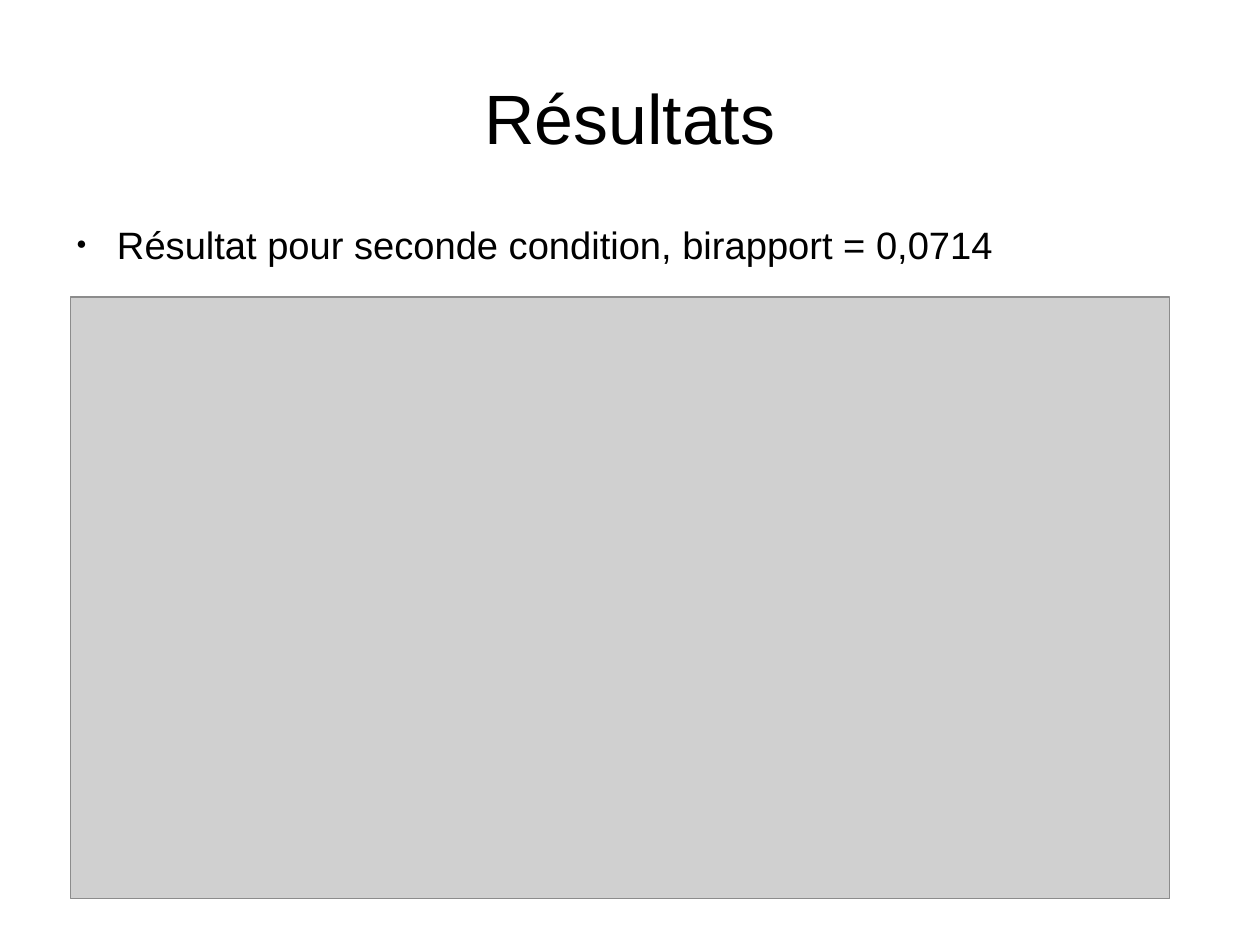
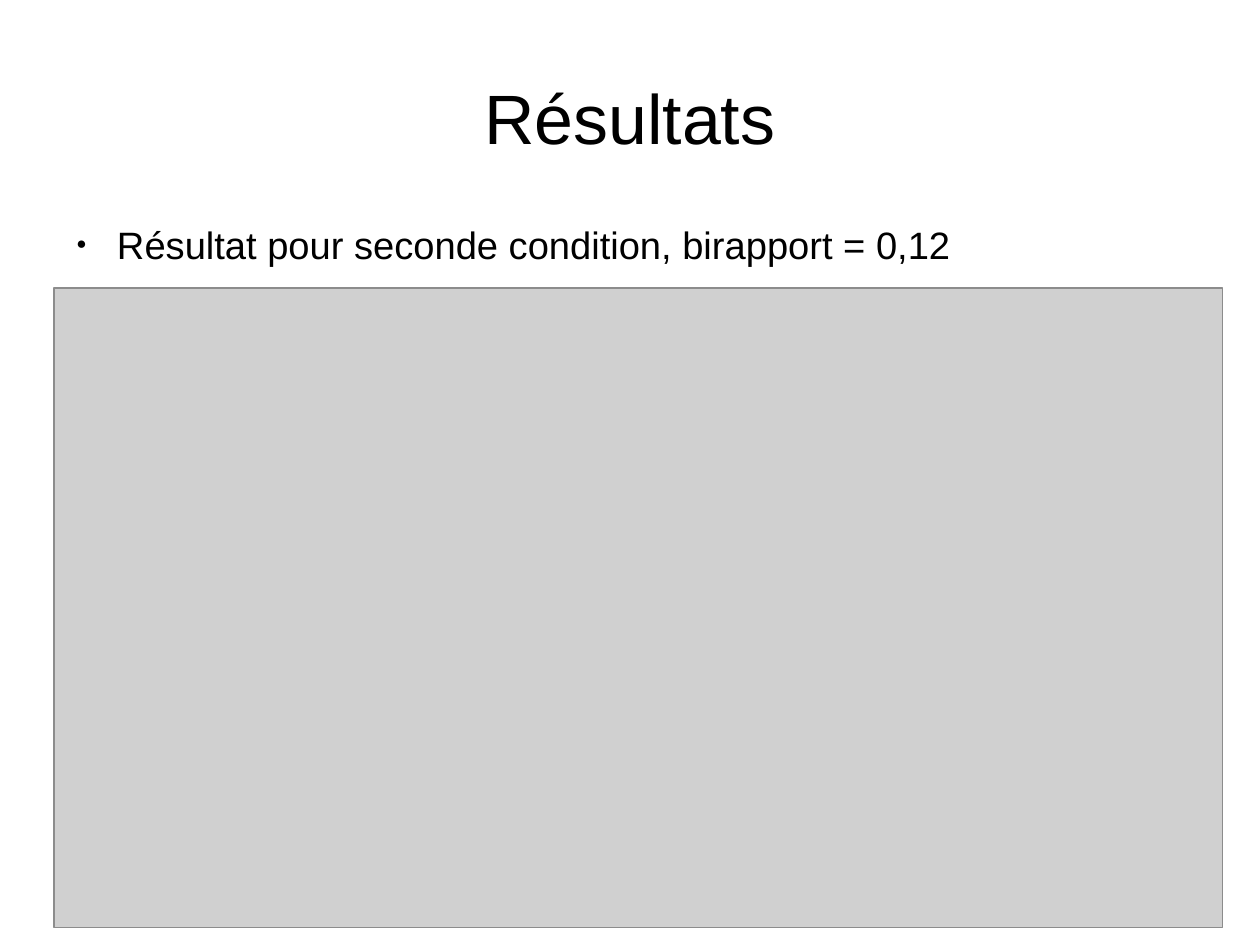
Before and after one commit to fbailly/expego, a slide deck: slide 8 of presentation/res_preli.odp. Drawn at 1260x945 pixels with LibreOffice and Linux fonts; fonts in the diff are those of the drawing; grey boxes stand for pictures. Boxes give left, top, right and bottom in pixels: in the first picture for what was removed or moved away, otherwise in the second. Text is boxed around its words. In the diff, an @@ line names an element or a change of style, - is before the commit and + after.

```diff
--- a/presentation/res_preli.odp
+++ b/presentation/res_preli.odp
@@ text at [117,231,950,267]: text changed @@
-● Résultat pour seconde condition, birapport = 0,0714
+● Résultat pour seconde condition, birapport = 0,12
@@ picture: place and size @@
-picture at [71,297,1171,899]
+picture at [54,288,1222,927]
```
Also in this commit, not shown: 1 other slide changed, 12 other files.
